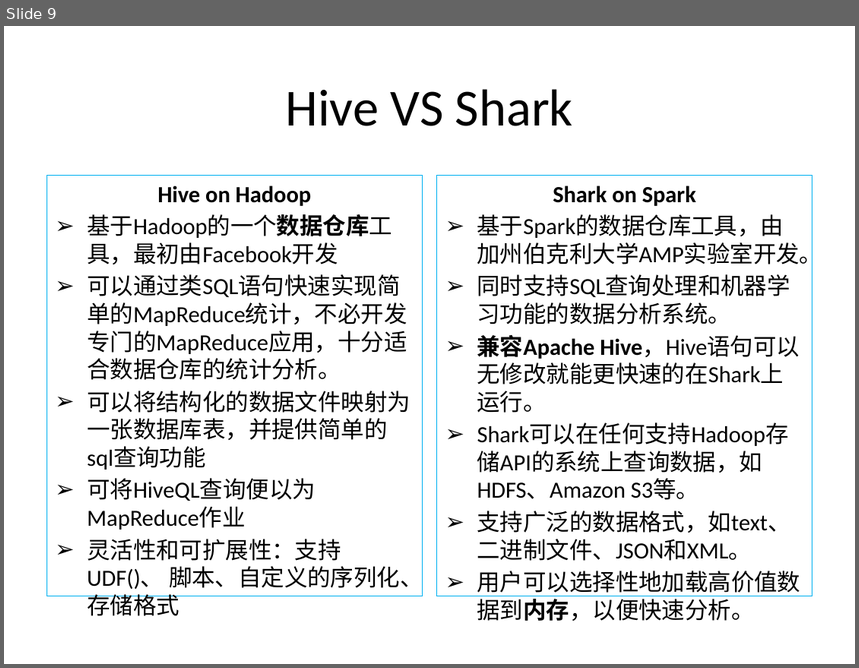
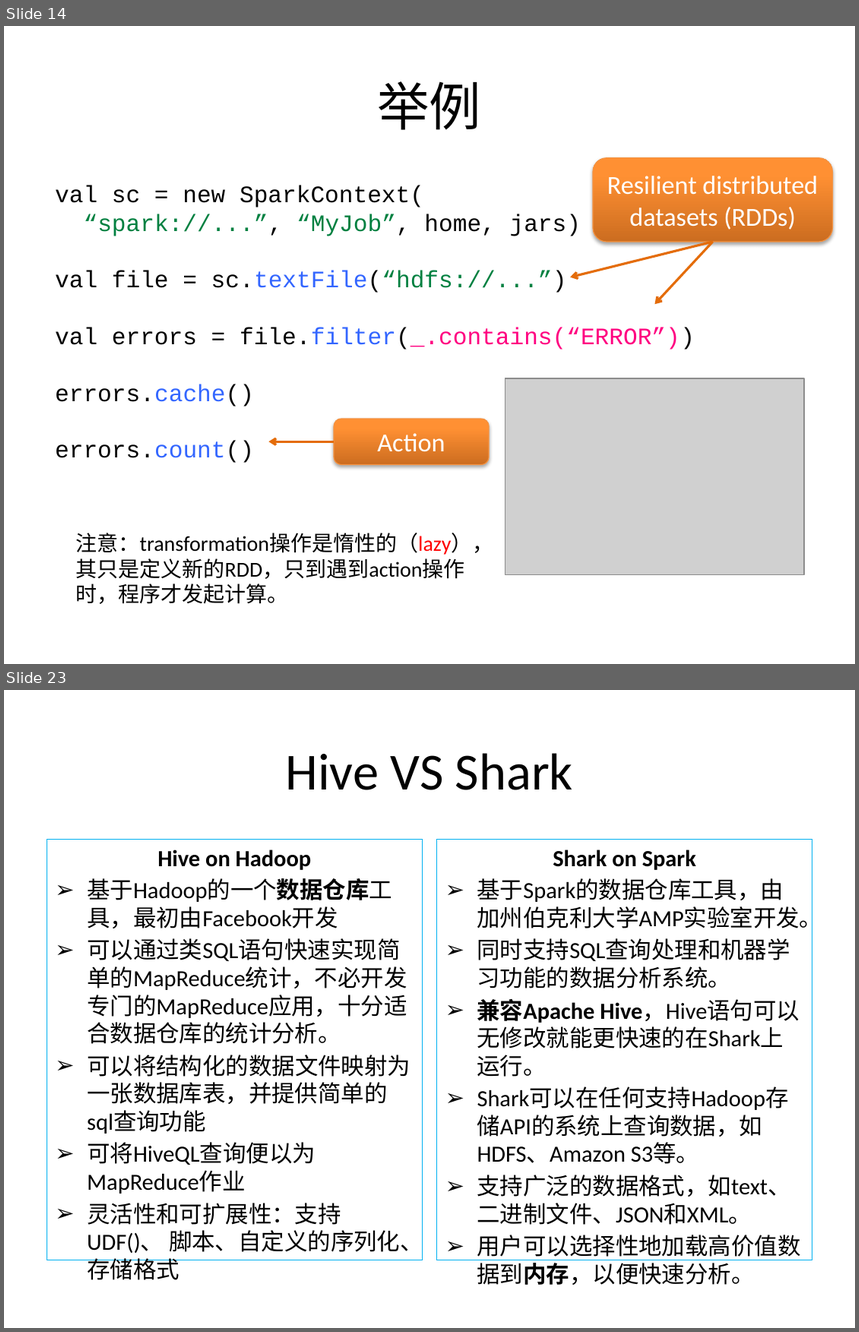
Before and after one commit to wuxingdexian/seminar, a slide deck: 整合.pptx. Shown one above the other, each under a label of ours: slide 9 before the commit, slides 14 and 23 after it; the slides between them are not shown. The pictures are 859x668 and 859x1332 pixels, drawn with LibreOffice and Linux fonts; fonts in the diff are those of the drawing; grey boxes stand for pictures. Boxes give left, top, right and bottom in pixels: in the first picture for what was removed or moved away, otherwise in the second. Text is boxed around its words. In the diff, an @@ line names an element or a change of style, - is before the commit and + after.

```diff
--- a/整合.pptx
+++ b/整合.pptx
@@ slide 14 added at <box>4,26,855,664</box>, background #FFFFFF @@
@@ title added at <box>377,81,481,130</box>, 44 pt, text #000000 @@
+举例
@@ rounded rectangle added at <box>593,158,833,242</box>, fill gradient #CC6E20 to #FF9034 to #FF9136, outline #F69240 0.75 pt, 22 pt, text #FFFFFF @@
+Resilient distributed
+datasets (RDDs)
@@ text added at <box>55,186,695,463</box>, 20 pt, text #000000 @@
+val sc = new SparkContext(
+“spark://...”, “MyJob”, home, jars)
+val file = sc.textFile(“hdfs://...”)
+val errors = file.filter(_.contains(“ERROR”))
+errors.cache()
+errors.count()
@@ arrow added from (713, 242) to (570, 277), #E46C0A 2 pt @@
@@ arrow added from (713, 242) to (655, 304), #E46C0A 2 pt @@
@@ picture added at <box>506,379,804,575</box> @@
@@ rounded rectangle added at <box>335,419,489,465</box>, fill gradient #CC6E20 to #FF9034 to #FF9136, outline #F69240 0.75 pt, 22 pt, text #FFFFFF @@
+Action
@@ arrow added from (335, 442) to (268, 442), #E46C0A 2 pt @@
@@ text added at <box>76,533,494,604</box>, 18 pt, text #000000 @@
+注意：transformation操作是惰性的（lazy），其只是定义新的RDD，只到遇到action操作时，程序才发起计算。
@@ what was slide 9 is now slide 23 @@
```
Also in this commit, not shown: 9 slides changed, 15 other slides added, 1 slide removed, 3 other files.
